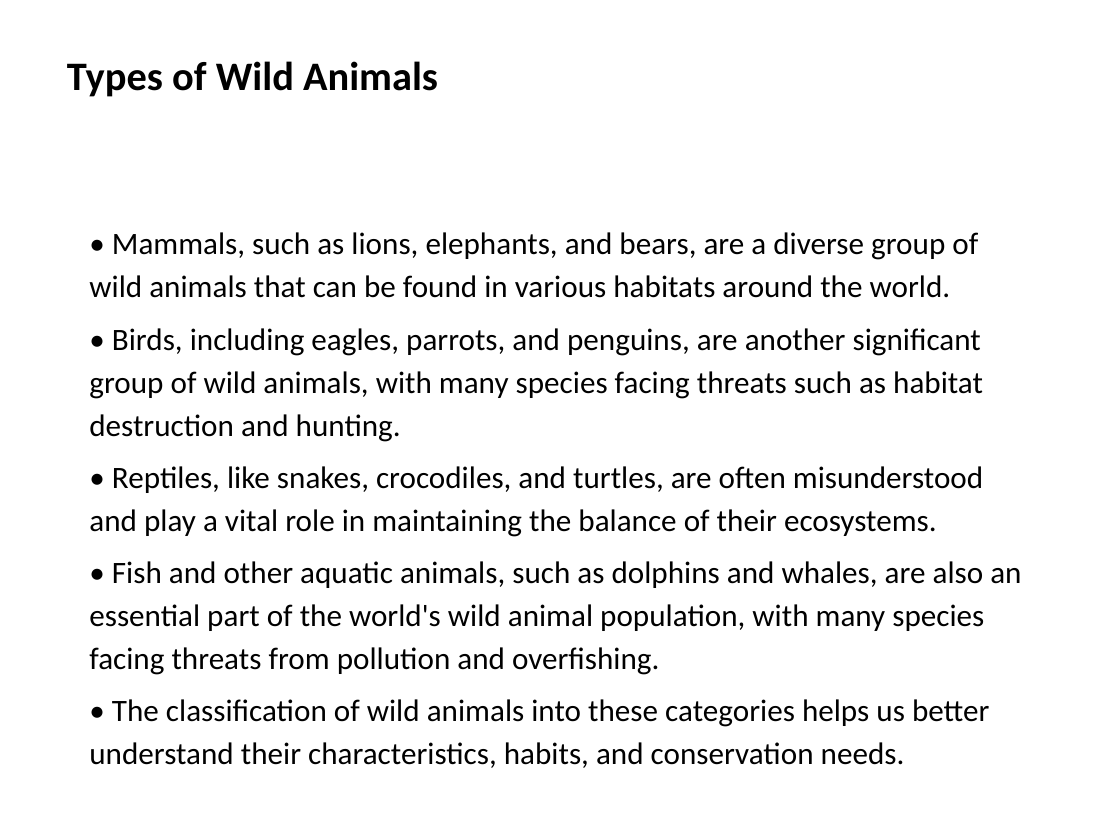
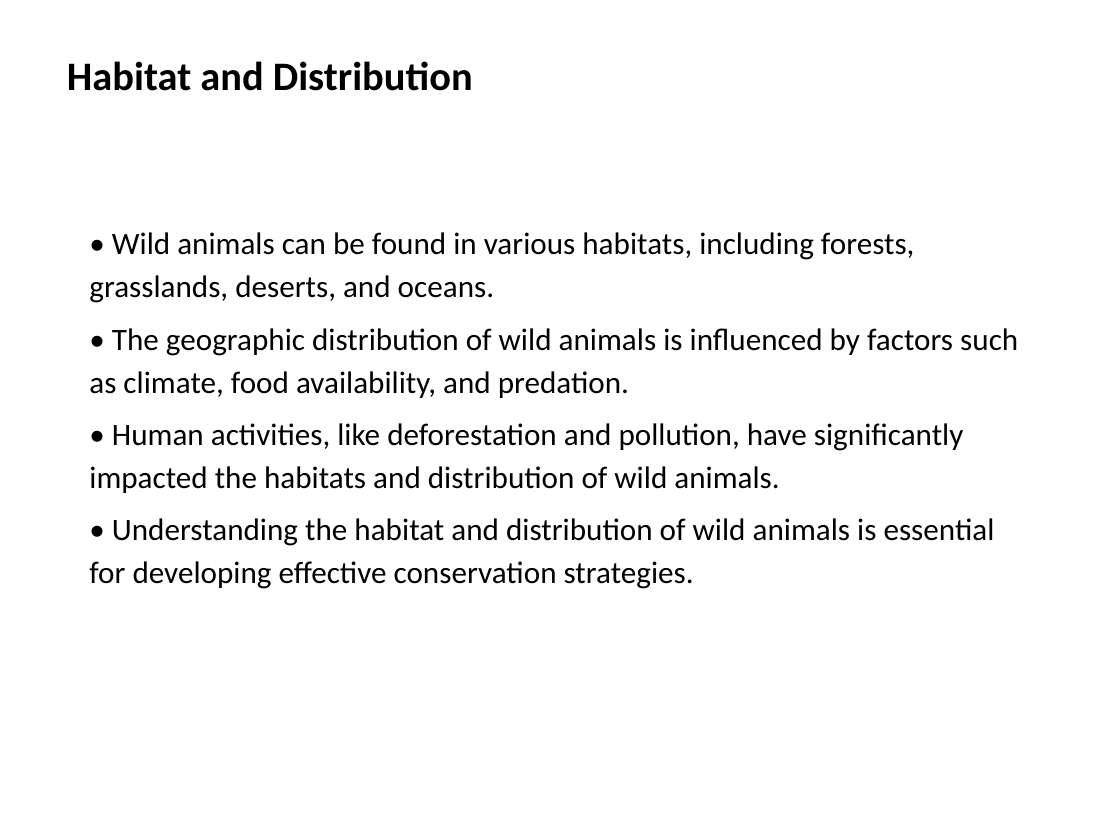
Before and after one commit to samith-debug/AI_PPTX_Generator, a slide deck: slide 3 of generated_ppt/wild_animals.pptx (slide 2 before the commit). Drawn at 1120x840 pixels with LibreOffice and Linux fonts; fonts in the diff are those of the drawing. Boxes give left, top, right and bottom in pixels: in the first picture for what was removed or moved away, otherwise in the second. Text is boxed around its words. In the diff, an @@ line names an element or a change of style, - is before the commit and + after.

```diff
--- a/generated_ppt/wild_animals.pptx
+++ b/generated_ppt/wild_animals.pptx
@@ text at [67, 61, 473, 91]: text changed @@
-Types of Wild Animals
+Habitat and Distribution
@@ text at [89, 232, 1018, 589]: text changed @@
-• Mammals, such as lions, elephants, and bears, are a diverse group of wild animals that can be found in various habitats around the world.
-• Birds, including eagles, parrots, and penguins, are another significant group of wild animals, with many species facing threats such as habitat destruction and hunting.
-• Reptiles, like snakes, crocodiles, and turtles, are often misunderstood and play a vital role in maintaining the balance of their ecosystems.
-• Fish and other aquatic animals, such as dolphins and whales, are also an essential part of the world's wild animal population, with many species facing threats from pollution and overfishing.
-• The classification of wild animals into these categories helps us better understand their characteristics, habits, and conservation needs.
+• Wild animals can be found in various habitats, including forests, grasslands, deserts, and oceans.
+• The geographic distribution of wild animals is influenced by factors such as climate, food availability, and predation.
+• Human activities, like deforestation and pollution, have significantly impacted the habitats and distribution of wild animals.
+• Understanding the habitat and distribution of wild animals is essential for developing effective conservation strategies.
```
Also in this commit, not shown: 6 other slides changed, 8 slides added, 5 other files.
